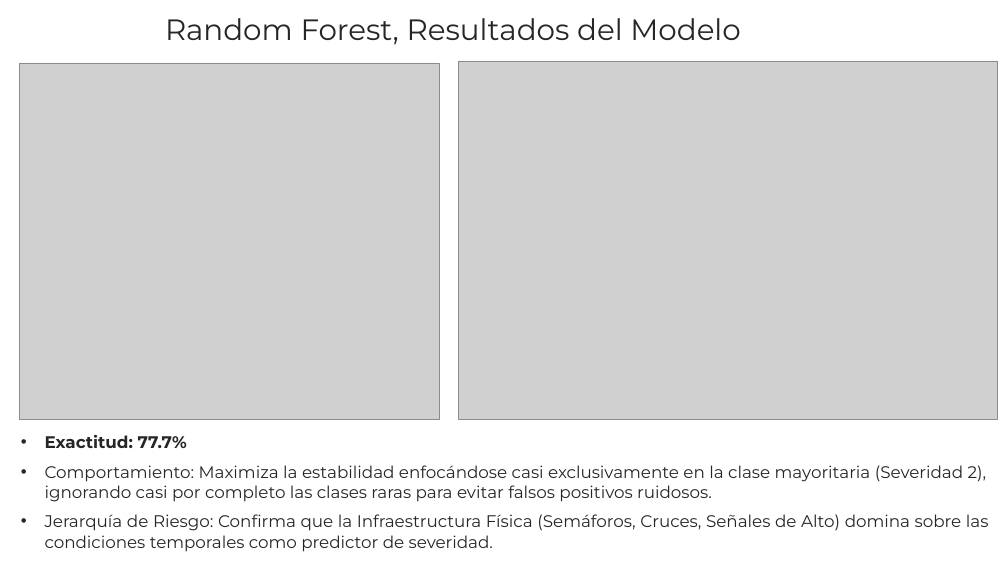
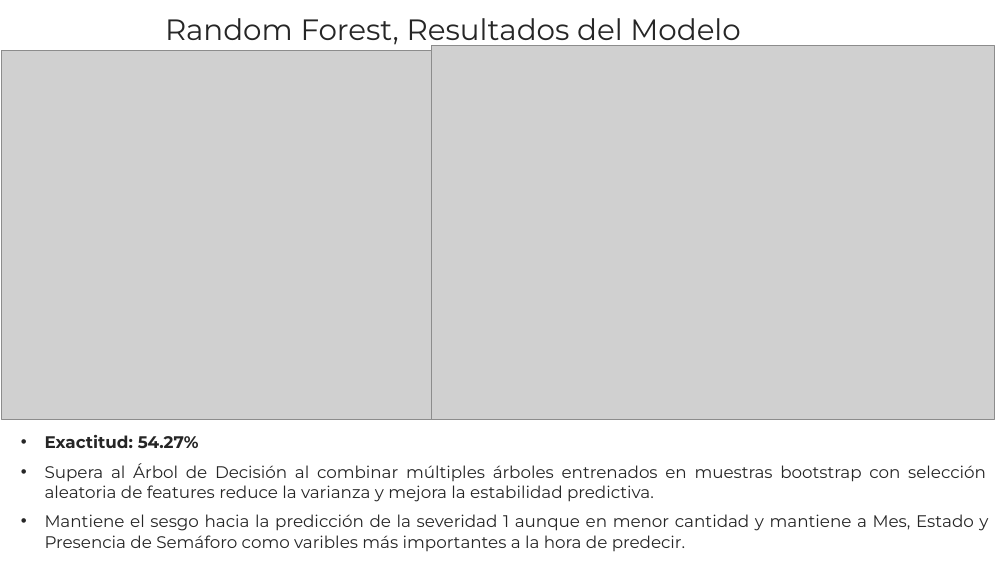
Before and after one commit to KAGmay05/Traffic_Accidents_Stats_Analysis, a slide deck: slide 6 of Presentación.pptx. Drawn at 1008x567 pixels with LibreOffice and Linux fonts; fonts in the diff are those of the drawing; grey boxes stand for pictures. Boxes give left, top, right and bottom in pixels: in the first picture for what was removed or moved away, otherwise in the second. Text is boxed around its words. In the diff, an @@ line names an element or a change of style, - is before the commit and + after.

```diff
--- a/Presentación.pptx
+++ b/Presentación.pptx
@@ picture: place and size @@
-picture at (20,63,439,420)
+picture at (2,51,435,419)
@@ picture: place and size @@
-picture at (458,61,997,419)
+picture at (432,45,994,420)
@@ text at (45,435,199,448): text changed @@
-• Exactitud: 77.7%
+• Exactitud: 54.27%
@@ text at (45,463,986,502): text changed @@
-• Comportamiento: Maximiza la estabilidad enfocándose casi exclusivamente en la clase mayoritaria (Severidad 2), ignorando casi por completo las clases raras para evitar falsos positivos ruidosos.
+• Supera al Árbol de Decisión al combinar múltiples árboles entrenados en muestras bootstrap con selección aleatoria de features reduce la varianza y mejora la estabilidad predictiva.
@@ text at (45,514,988,551): text changed @@
-• Jerarquía de Riesgo: Confirma que la Infraestructura Física (Semáforos, Cruces, Señales de Alto) domina sobre las condiciones temporales como predictor de severidad.
+• Mantiene el sesgo hacia la predicción de la severidad 1 aunque en menor cantidad y mantiene a Mes, Estado y Presencia de Semáforo como varibles más importantes a la hora de predecir.
```
Also in this commit, not shown: 3 other slides changed.
